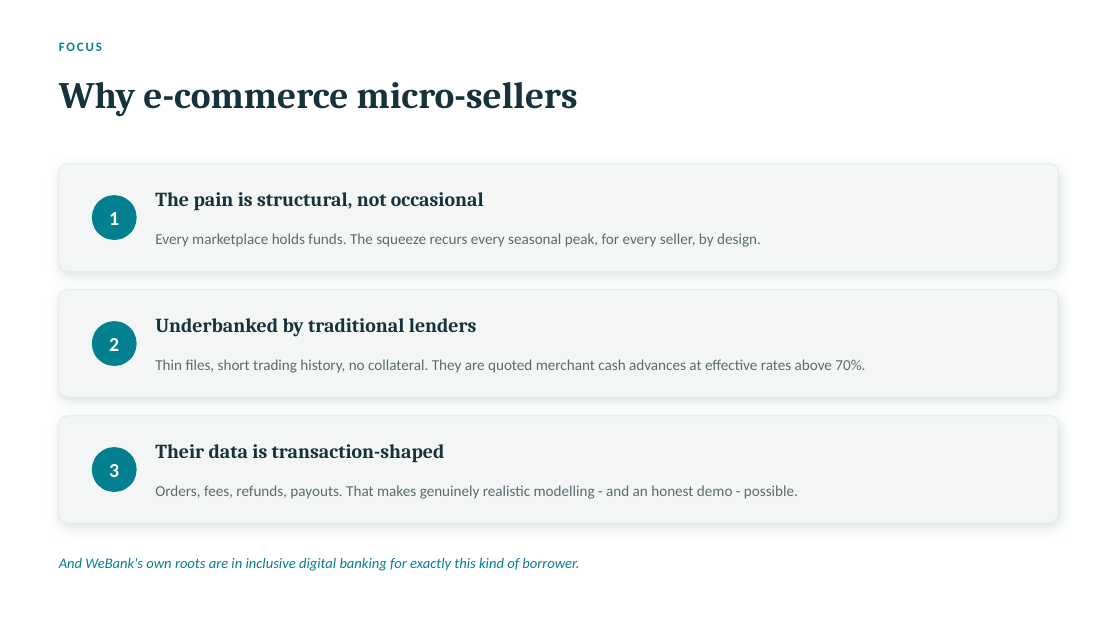
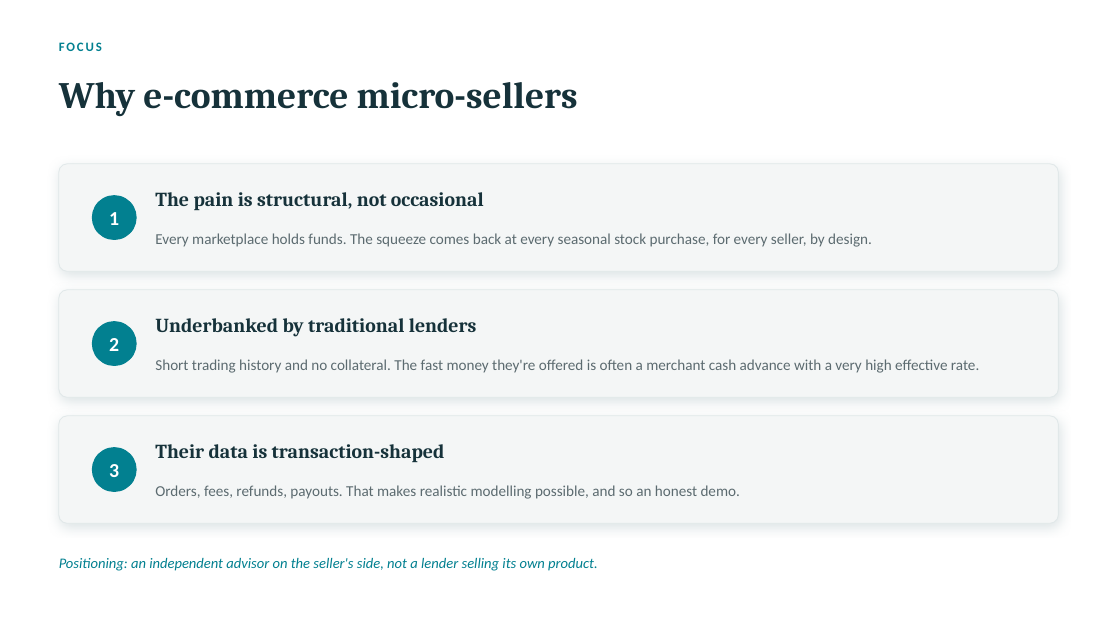
Before and after one commit to mhmdzaid012-arch/sme-finance-copilot, a slide deck: slide 3 of SME-Finance-Copilot-Pitch.pptx. Drawn at 1120x630 pixels with LibreOffice and Linux fonts; fonts in the diff are those of the drawing. Boxes give left, top, right and bottom in pixels: in the first picture for what was removed or moved away, otherwise in the second. Text is boxed around its words. In the diff, an @@ line names an element or a change of style, - is before the commit and + after.

```diff
--- a/SME-Finance-Copilot-Pitch.pptx
+++ b/SME-Finance-Copilot-Pitch.pptx
@@ text at (155,233,872,247): text changed @@
-Every marketplace holds funds. The squeeze recurs every seasonal peak, for every seller, by design.
+Every marketplace holds funds. The squeeze comes back at every seasonal stock purchase, for every seller, by design.
@@ text at (155,359,979,373): text changed @@
-Thin files, short trading history, no collateral. They are quoted merchant cash advances at effective rates above 70%.
+Short trading history and no collateral. The fast money they're offered is often a merchant cash advance with a very high effective rate.
@@ text at (155,485,740,499): text changed @@
-Orders, fees, refunds, payouts. That makes genuinely realistic modelling - and an honest demo - possible.
+Orders, fees, refunds, payouts. That makes realistic modelling possible, and so an honest demo.
@@ text at (59,558,598,571): text changed @@
-And WeBank's own roots are in inclusive digital banking for exactly this kind of borrower.
+Positioning: an independent advisor on the seller's side, not a lender selling its own product.
```
Also in this commit, not shown: 12 other slides changed, 2 slides added, 1 slide removed, 31 other files.
